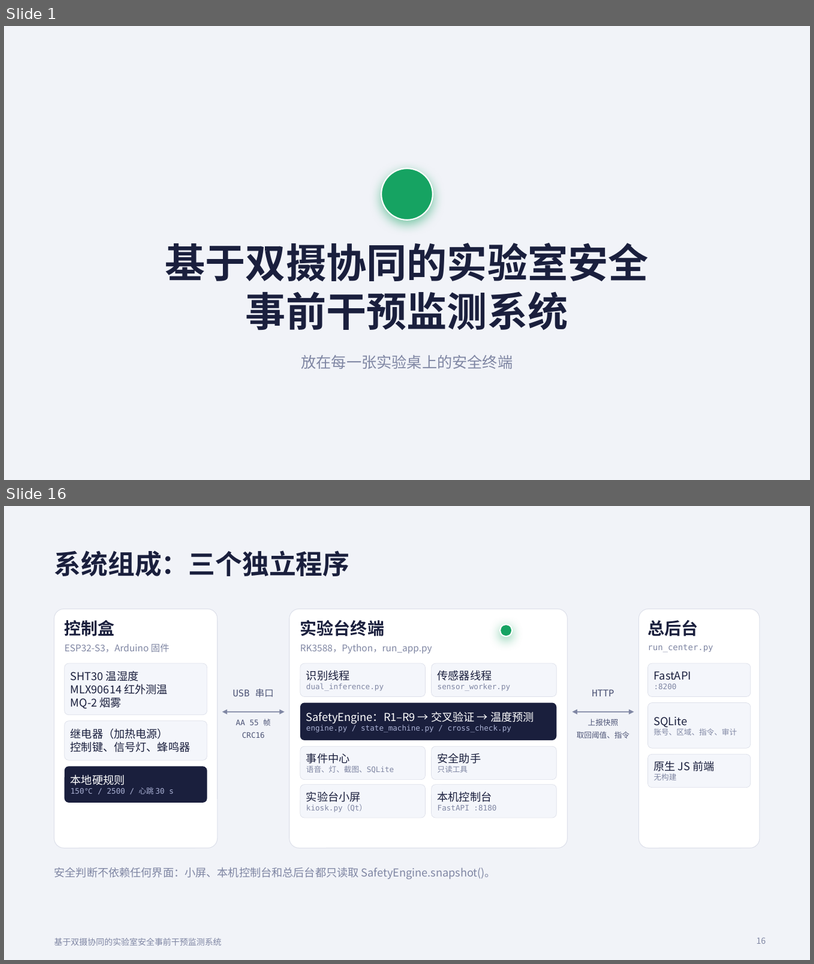
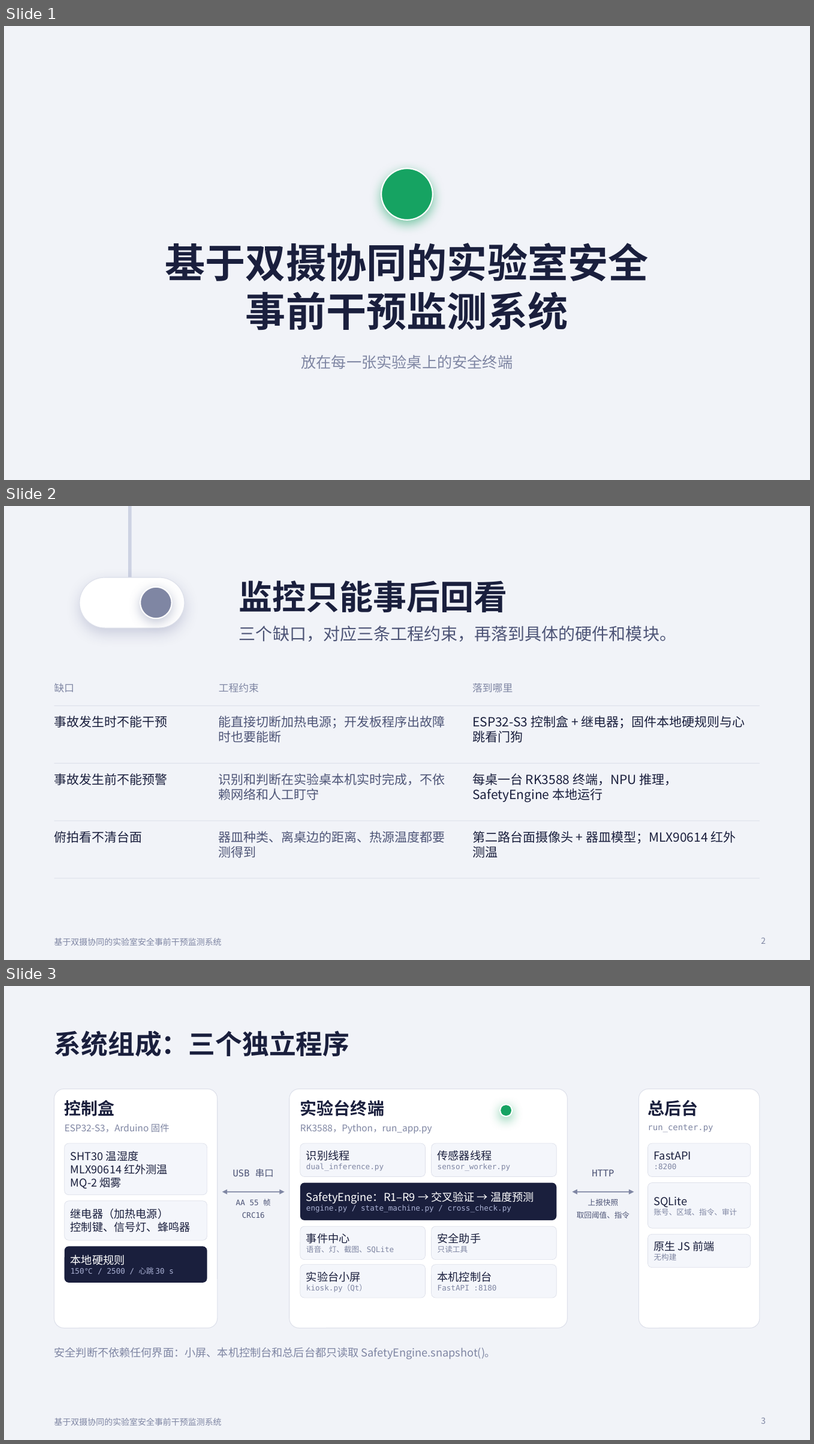
Before and after one commit to SSSSSmilewei/lab-safety-monitor, a slide deck: slides/实验室安全答辩.pptx. Shown one above the other, each under a label of ours: slides 1 and 16 before the commit, slides 1, 2 and 3 after it; the slides between them are not shown. The pictures are 814x964 and 814x1444 pixels, drawn with LibreOffice and Linux fonts; fonts in the diff are those of the drawing. Boxes give left, top, right and bottom in pixels: in the first picture for what was removed or moved away, otherwise in the second. Text is boxed around its words. In the diff, an @@ line names an element or a change of style, - is before the commit and + after.

```diff
--- a/slides/实验室安全答辩.pptx
+++ b/slides/实验室安全答辩.pptx
@@ slide 2 added at [4, 506, 810, 960], background #F1F3F8; not listed: 1 template element that a slide beside it also shows @@
@@ rectangle added at [129, 506, 132, 580], fill #CDD2E3 @@
@@ rounded rectangle added at [80, 577, 185, 628], fill #FFFFFF, outline #DDE0EA 0.75 pt @@
@@ ellipse added at [140, 587, 171, 619], fill #7F86A3, outline #FFFFFF 1.5 pt @@
@@ text added at [239, 580, 508, 612], 40 pt, text #1A1F3D, bold @@
+监控只能事后回看
@@ text added at [239, 625, 677, 642], 20 pt, text #4E5577 @@
+三个缺口，对应三条工程约束，再落到具体的硬件和模块。
@@ text added at [54, 683, 75, 692], 12 pt, text #7F86A3 @@
+缺口
@@ text added at [219, 683, 259, 692], 12 pt, text #7F86A3 @@
+工程约束
@@ text added at [473, 683, 513, 692], 12 pt, text #7F86A3 @@
+落到哪里
@@ line added from (54, 706) to (760, 706), #DDE0EA 0.75 pt @@
@@ text added at [54, 715, 168, 727], 15 pt, text #1A1F3D @@
+事故发生时不能干预
@@ text added at [219, 715, 446, 742], 15 pt, text #4E5577 @@
+能直接切断加热电源；开发板程序出故障时也要能断
@@ text added at [473, 715, 746, 742], 15 pt, text #1A1F3D @@
+ESP32-S3 控制盒 + 继电器；固件本地硬规则与心跳看门狗
@@ line added from (54, 763) to (760, 763), #DDE0EA 0.75 pt @@
@@ text added at [54, 773, 168, 785], 15 pt, text #1A1F3D @@
+事故发生前不能预警
@@ text added at [219, 773, 446, 800], 15 pt, text #4E5577 @@
+识别和判断在实验桌本机实时完成，不依赖网络和人工盯守
@@ text added at [473, 773, 677, 802], 15 pt, text #1A1F3D @@
+每桌一台 RK3588 终端，NPU 推理，SafetyEngine 本地运行
@@ line added from (54, 820) to (760, 820), #DDE0EA 0.75 pt @@
@@ text added at [54, 831, 143, 843], 15 pt, text #1A1F3D @@
+俯拍看不清台面
@@ text added at [219, 831, 446, 858], 15 pt, text #4E5577 @@
+器皿种类、离桌边的距离、热源温度都要测得到
@@ text added at [473, 831, 737, 858], 15 pt, text #1A1F3D @@
+第二路台面摄像头 + 器皿模型；MLX90614 红外测温
@@ line added from (54, 878) to (760, 878), #DDE0EA 0.75 pt @@
@@ page number added at [761, 937, 766, 943], 10 pt, text #7F86A3 @@
+2
@@ what was slide 16 is now slide 3 @@
@@ page number at [761, 1417, 766, 1423]: text changed @@
-16
+3
```
Also in this commit, not shown: 6 slides changed, 6 other slides added, 5 slides removed, 7 other files.
